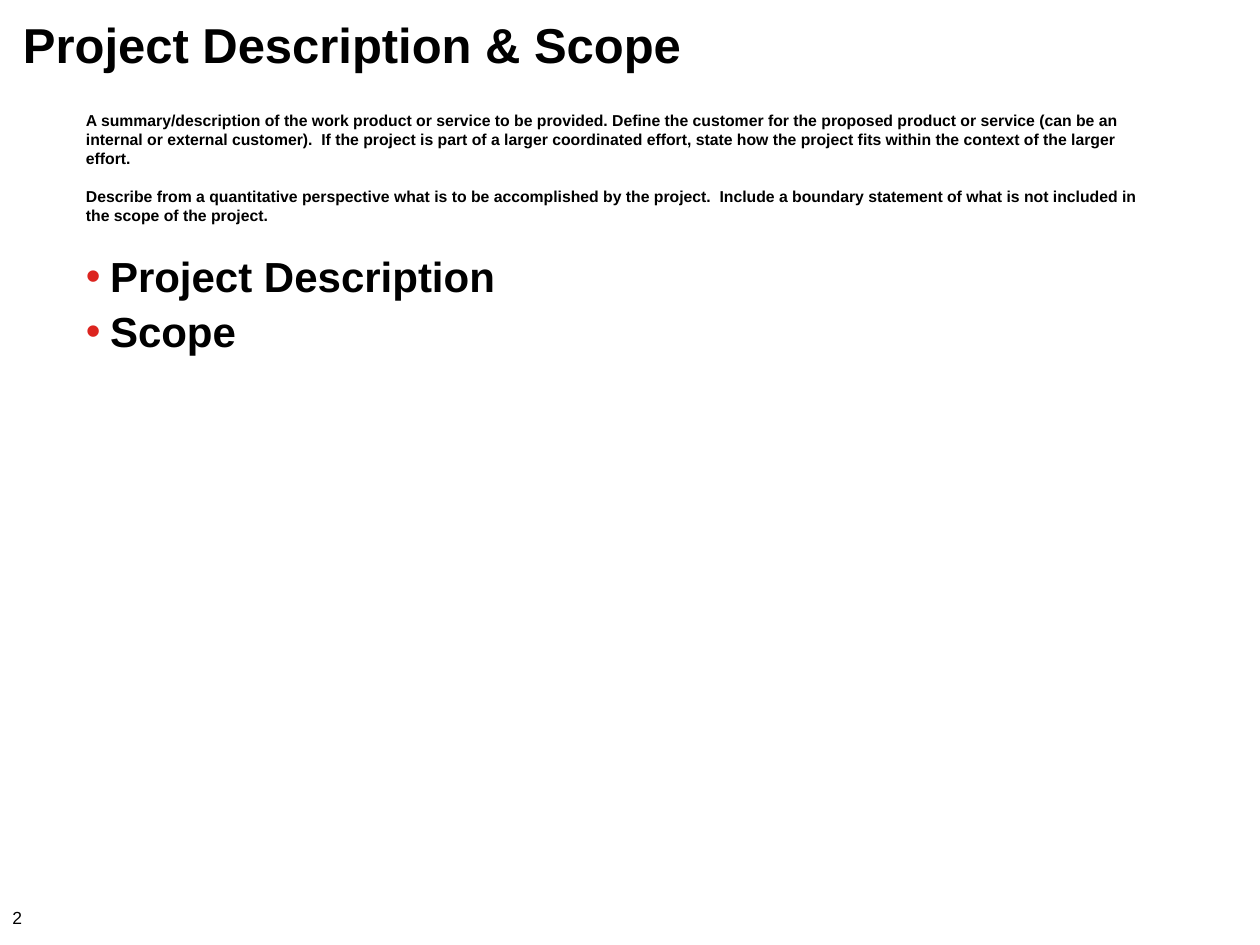
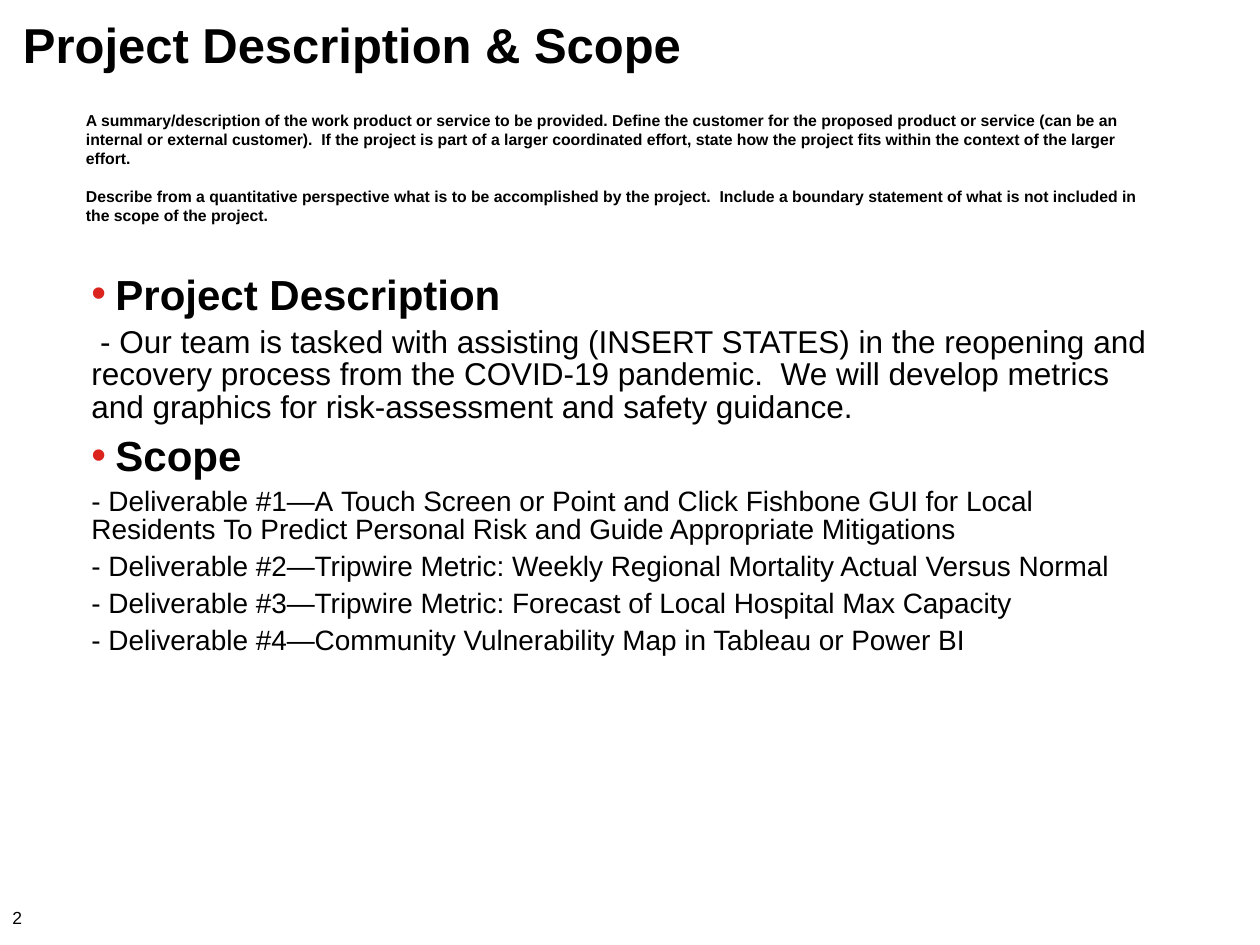
Before and after one commit to megancusey/DataScienceProjects, a slide deck: slide 2 of MDS 561/Project Charter.pptx. Drawn at 1260x945 pixels with LibreOffice and Linux fonts; fonts in the diff are those of the drawing. Boxes give left, top, right and bottom in pixels: in the first picture for what was removed or moved away, otherwise in the second. Text is boxed around its words. In the diff, an @@ line names an element or a change of style, - is before the commit and + after.

Commit message:
updated charter after 6/15/2020 team meeting

```diff
--- a/MDS 561/Project Charter.pptx
+++ b/MDS 561/Project Charter.pptx
@@ text "Project Description": place and size @@
-text "Project Description" at (110, 261, 495, 356)
+text "Project Description" at (91, 279, 1146, 655)
@@ text at (91, 330, 1146, 424): paragraph added @@
+- Our team is tasked with assisting (INSERT STATES) in the reopening and recovery process from the COVID-19 pandemic. We will develop metrics and graphics for risk-assessment and safety guidance.
@@ text at (91, 490, 1109, 655): paragraphs added @@
+- Deliverable #1—A Touch Screen or Point and Click Fishbone GUI for Local Residents To Predict Personal Risk and Guide Appropriate Mitigations
+- Deliverable #2—Tripwire Metric: Weekly Regional Mortality Actual Versus Normal
+- Deliverable #3—Tripwire Metric: Forecast of Local Hospital Max Capacity
+- Deliverable #4—Community Vulnerability Map in Tableau or Power BI
```
Also in this commit, not shown: 1 other slide changed.
